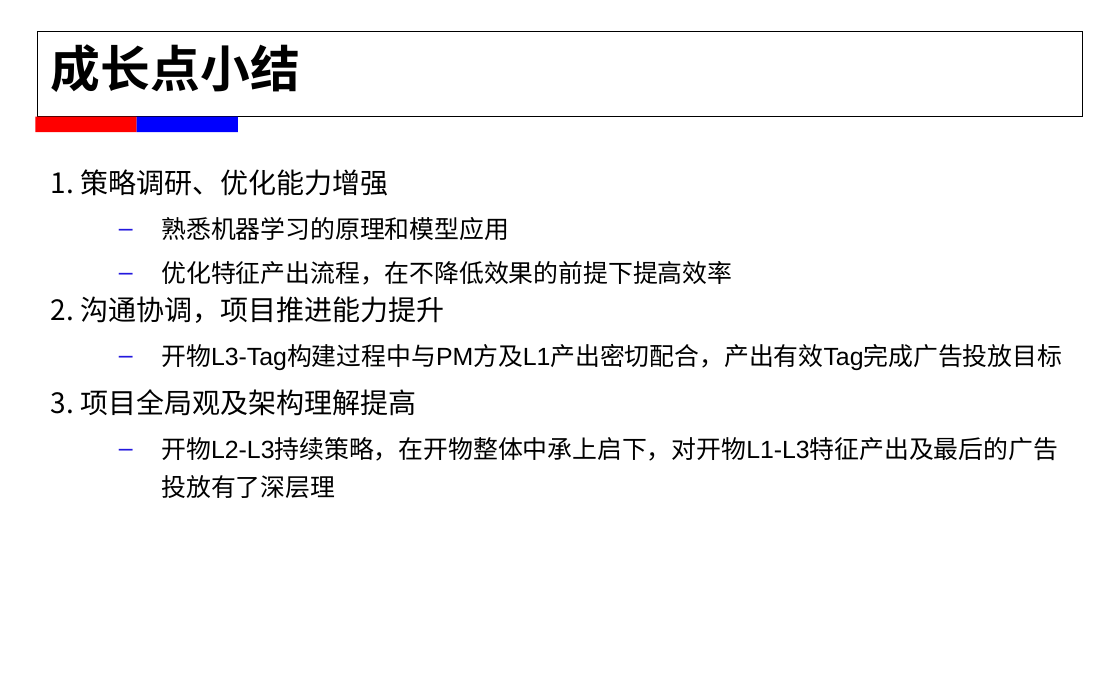
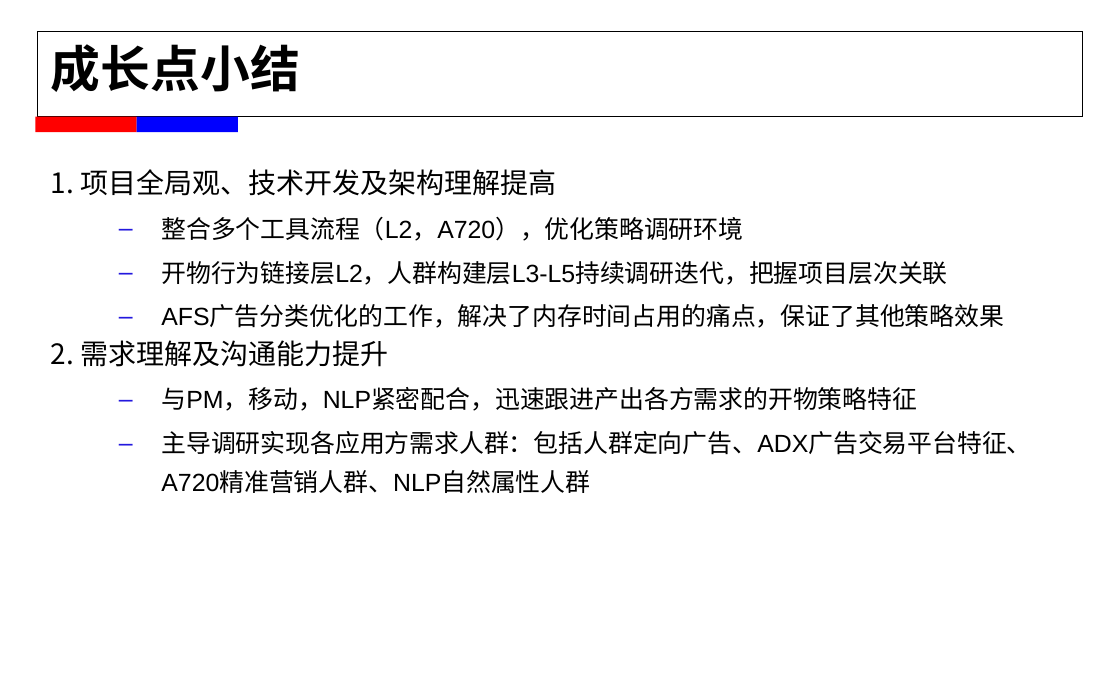
Before and after one commit to alexxyjiang/baidu-tech-report, a slide deck: slide 12 of For T5/蒋学渊_2015年春工作述职.pptx (slide 8 before the commit). Drawn at 1120x700 pixels with LibreOffice and Linux fonts; fonts in the diff are those of the drawing; background and template pictures are left out. Boxes give left, top, right and bottom in pixels: in the first picture for what was removed or moved away, otherwise in the second. Text is boxed around its words. In the diff, an @@ line names an element or a change of style, - is before the commit and + after.

```diff
--- a/For T5/蒋学渊_2015年春工作述职.pptx
+++ b/For T5/蒋学渊_2015年春工作述职.pptx
@@ text at [51, 169, 1031, 493]: text changed @@
-1. 策略调研、优化能力增强
-  – 熟悉机器学习的原理和模型应用
-  – 优化特征产出流程，在不降低效果的前提下提高效率
-  2. 沟通协调，项目推进能力提升
-  – 开物L3-Tag构建过程中与PM方及L1产出密切配合，产出有效Tag完成广告投放目标
-  3. 项目全局观及架构理解提高
-  – 开物L2-L3持续策略，在开物整体中承上启下，对开物L1-L3特征产出及最后的广告投放有了深层理
+1. 项目全局观、技术开发及架构理解提高
+  – 整合多个工具流程（L2，A720），优化策略调研环境
+  – 开物行为链接层L2，人群构建层L3-L5持续调研迭代，把握项目层次关联
+  – AFS广告分类优化的工作，解决了内存时间占用的痛点，保证了其他策略效果
+  2. 需求理解及沟通能力提升
+  – 与PM，移动，NLP紧密配合，迅速跟进产出各方需求的开物策略特征
+  – 主导调研实现各应用方需求人群：包括人群定向广告、ADX广告交易平台特征、A720精准营销人群、NLP自然属性人群
```
Also in this commit, not shown: 7 other slides changed, 5 slides added, 1 slide removed, 4 other files.
